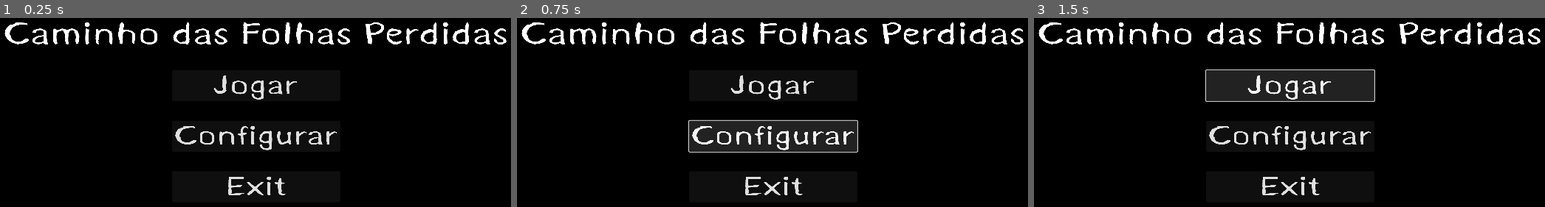
Above: before the commit, frames 1-3 (left to right).
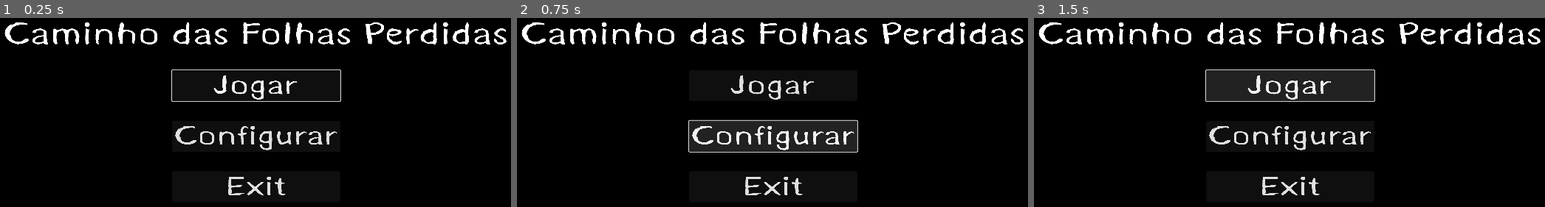
Above: after the commit, the same moments.

Repository: TechnoDark-ti/Projeto-CA-ADA-PELA-VERDADE
Game: Godot game, scene res://cenas/menu/menu_main.tscn
The game is run twice, just before and just after one commit, with the same random seed, the same clock (stepped at 60 frames per second) and the same inputs. This scene is started directly instead of the project's main scene.
Inputs:
- Up to frame 1 (0.25 s): no input
- Up to frame 2 (0.75 s): click "Configurar" at 0.5 s
- Up to frame 3 (1.5 s): click "Jogar" at 1.25 s

The runs differ from the first frame. In frame 1, 0.4% of the frame differs, in the area x 33-67%, y 27-45%; in frame 2, nothing differs; in frame 3, nothing differs.

Commit message:
Revert "Update menu_principal.gd"
This reverts commit 12e320db3442e3e0d8d84f8d11e64d80ac2ccbef.

Diff:
--- a/scripts/menu_principal.gd
+++ b/scripts/menu_principal.gd
@@ -10,8 +10,47 @@
 
 ##### FIM DOS COMENTÁRIOS #####
 """
+
 extends Control
 
+# Variável para armazenar o caminho da cena a ser carregada
+var scene_path_to_load
 
-func _ready() -> void:
-	pass
+func _ready():
+	# Define o foco inicial no botão "Play"
+	$MainContainer/HContainer/VContainer/Play.grab_focus()
+
+	# Conecta os botões a ações específicas
+	for button in $MainContainer/HContainer.get_children():
+		# Conecta cada botão com sua respectiva ação
+		match button.name:
+			"Play":
+				button.connect("pressed", Callable(self, "_on_Play_pressed"))
+			"Configure":
+				button.connect("pressed", Callable(self, "_on_Config_pressed"))
+			"Exit":
+				button.connect("pressed", Callable(self, "_on_Exit_pressed"))
+
+# Função chamada ao pressionar o botão "Play"
+func _on_Play_pressed():
+	scene_path_to_load = "res://cenas/act01/act01_02.tscn" # Caminho da cena de jogo
+	_start_fade_in()
+
+# Função chamada ao pressionar o botão "Configurações"
+func _on_Config_pressed():
+	scene_path_to_load = "res://scenes/config.tscn" # Caminho da cena de configurações
+	_start_fade_in()
+
+# Função chamada ao pressionar o botão "Exit"
+func _on_Exit_pressed():
+	get_tree().quit() # Fecha o jogo
+
+# Inicia o fade-in antes de trocar de cena
+func _start_fade_in():
+	$FadeIn.show()
+	$FadeIn.fade_in()
+
+# Troca a cena ao terminar o fade-in
+func _on_FadeIn_fade_finished():
+	if scene_path_to_load: # Certifica-se de que há uma cena para carregar
+		get_tree().change_scene_to_file(scene_path_to_load)
